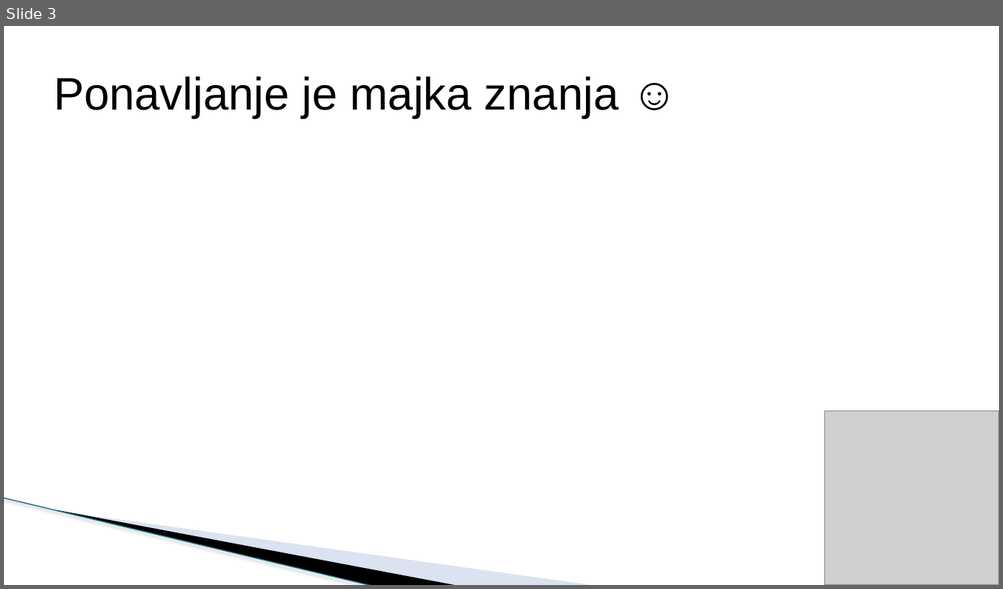
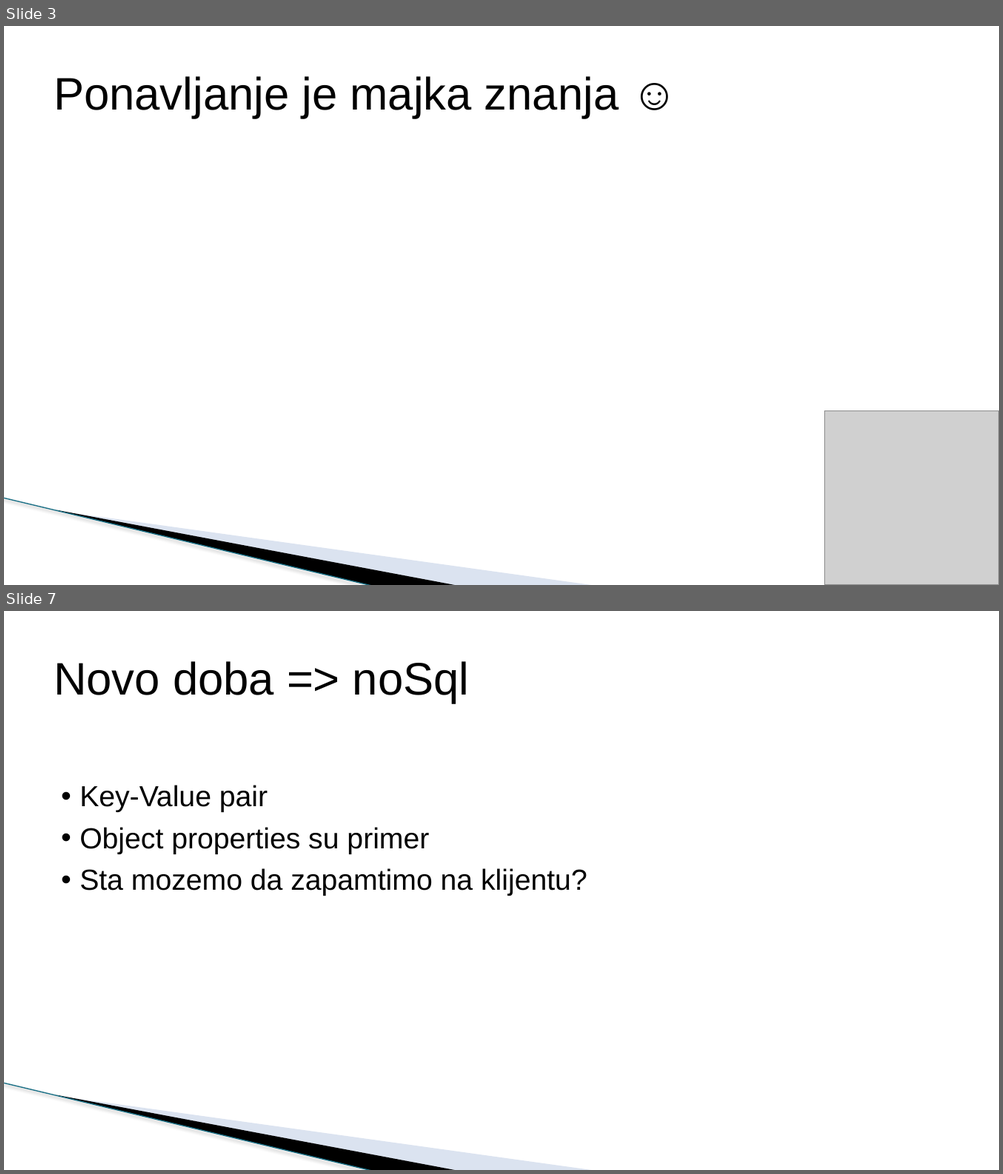
Before and after one commit to todalexcode/kurs-front-end, a slide deck: sesija-35/PPT/Front-End Developer-35.pptx. Shown one above the other, each under a label of ours: slide 3 before the commit, slides 3 and 7 after it; the slides between them are not shown. The pictures are 1003x589 and 1003x1174 pixels, drawn with LibreOffice and Linux fonts; fonts in the diff are those of the drawing; grey boxes stand for pictures; background and template pictures are left out. Boxes give left, top, right and bottom in pixels: in the first picture for what was removed or moved away, otherwise in the second. Text is boxed around its words. In the diff, an @@ line names an element or a change of style, - is before the commit and + after.

```diff
--- a/sesija-35/PPT/Front-End Developer-35.pptx
+++ b/sesija-35/PPT/Front-End Developer-35.pptx
@@ slide 7 added at (x1=4, y1=611, x2=999, y2=1170), background #FFFFFF; not listed: 3 template elements that a slide beside it also shows @@
@@ title added at (x1=54, y1=661, x2=469, y2=703), 44 pt, text #000000 @@
+Novo doba => noSql
@@ text added at (x1=79, y1=785, x2=587, y2=896), 28 pt, text #000000 @@
+• Key-Value pair
+• Object properties su primer
+• Sta mozemo da zapamtimo na klijentu?
```
Also in this commit, not shown: 1 slide changed, 6 other slides added, 2 slides removed, 5 other files.
